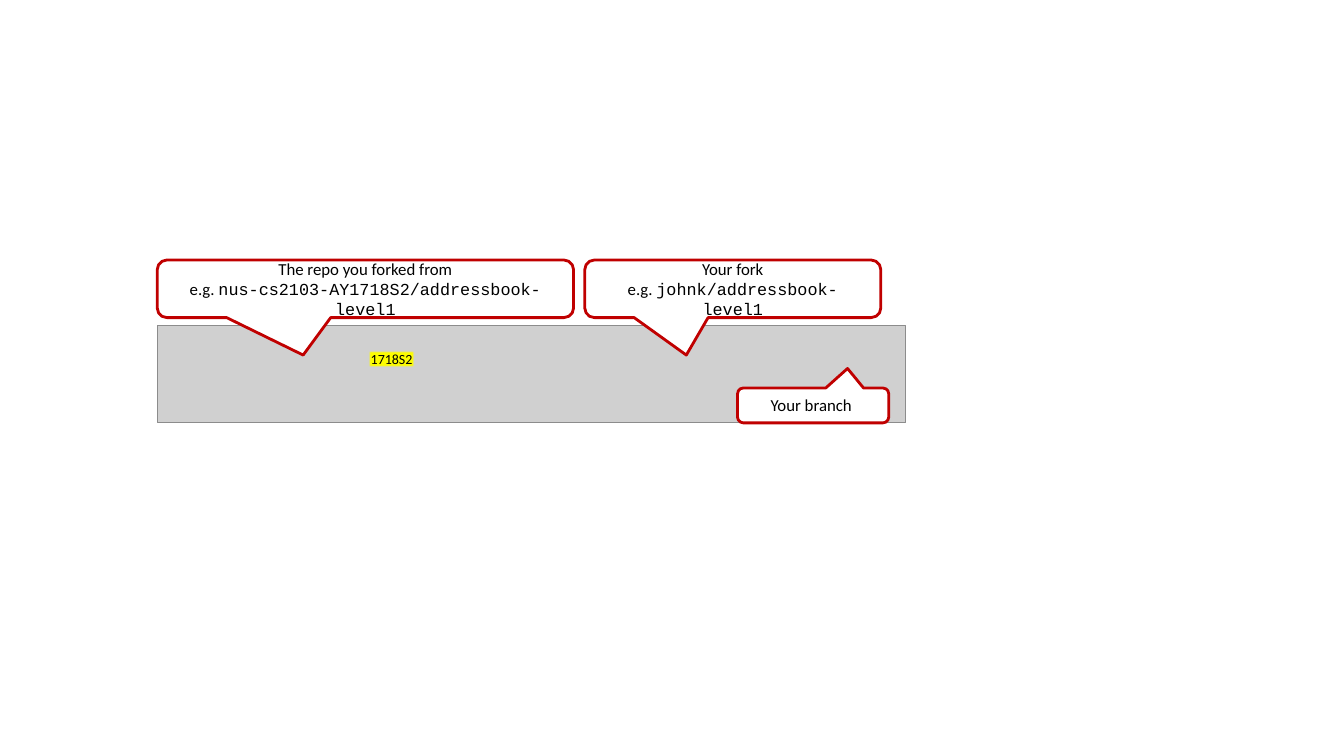
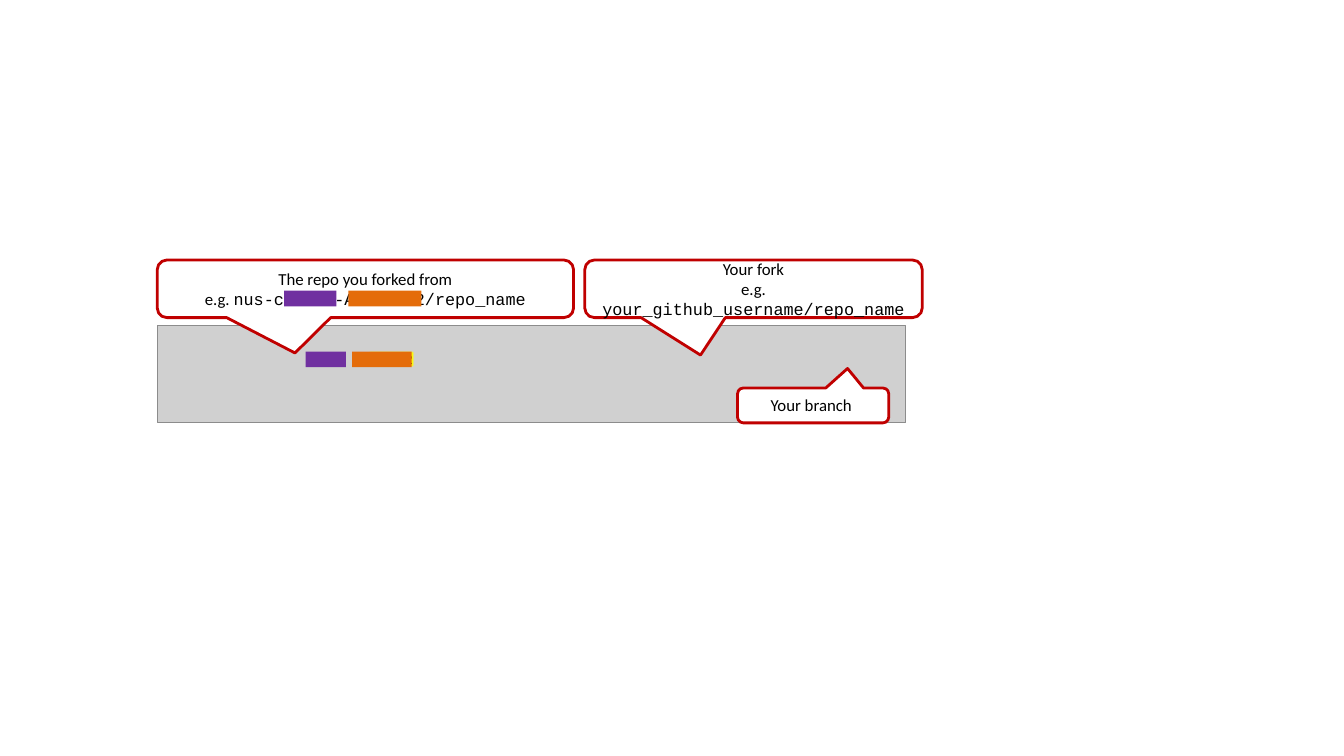
Before and after one commit to nus-cs2103/website-base, a slide deck: slide 1 of diagrams/admin/prDetails.pptx. Drawn at 1344x756 pixels with LibreOffice and Linux fonts; fonts in the diff are those of the drawing; grey boxes stand for pictures. Boxes give left, top, right and bottom in pixels: in the first picture for what was removed or moved away, otherwise in the second. Text is boxed around its words. In the diff, an @@ line names an element or a change of style, - is before the commit and + after.

```diff
--- a/diagrams/admin/prDetails.pptx
+++ b/diagrams/admin/prDetails.pptx
@@ rounded speech box "The repo you forked from ..." at [157,260,574,318]: proportions changed @@
@@ rounded speech box "Your fork e.g. your_github_username/repo_name": place and size @@
-rounded speech box "Your fork e.g. your_github_username/repo_name" at [585,260,881,318]
+rounded speech box "Your fork e.g. your_github_username/repo_name" at [585,260,923,318]
@@ text in rounded speech box at [602,261,904,321]: text changed @@
-Your fork
-e.g. johnk/addressbook-level1
+Your fork
+e.g. your_github_username/repo_name
@@ text in rounded speech box at [205,273,526,309]: text changed @@
-The repo you forked from
-e.g. nus-cs2103-AY1718S2/addressbook-level1
+The repo you forked from
+e.g. nus-cs2103-AY1718S2/repo_name
@@ rectangle added at [284,290,337,306], fill #7030A0 @@
@@ rectangle added at [349,290,422,306], fill #E46C0A @@
@@ rectangle added at [306,352,346,367], fill #7030A0 @@
@@ rectangle added at [352,352,411,367], fill #E46C0A @@
```
Also in this commit, not shown: 2 other files.
